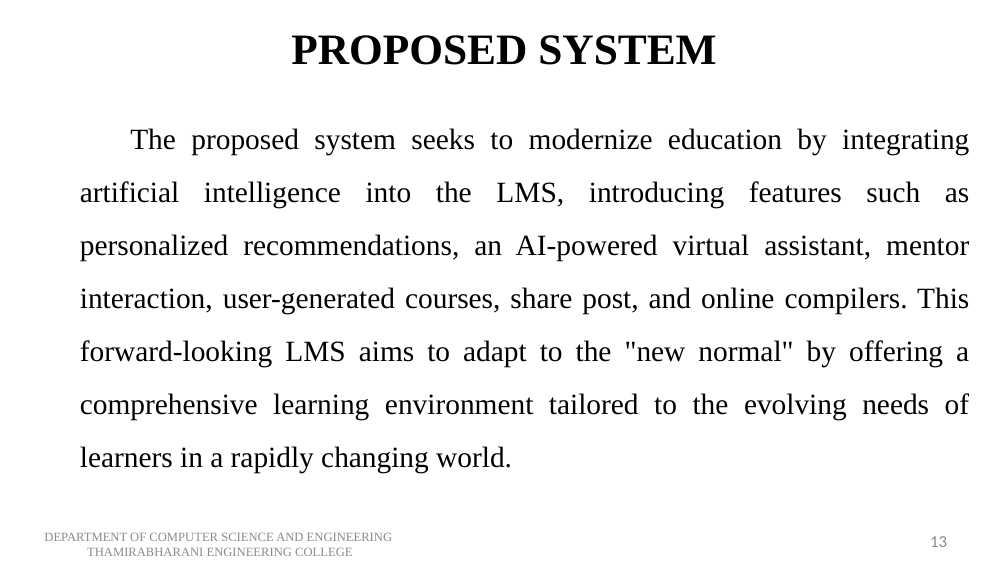
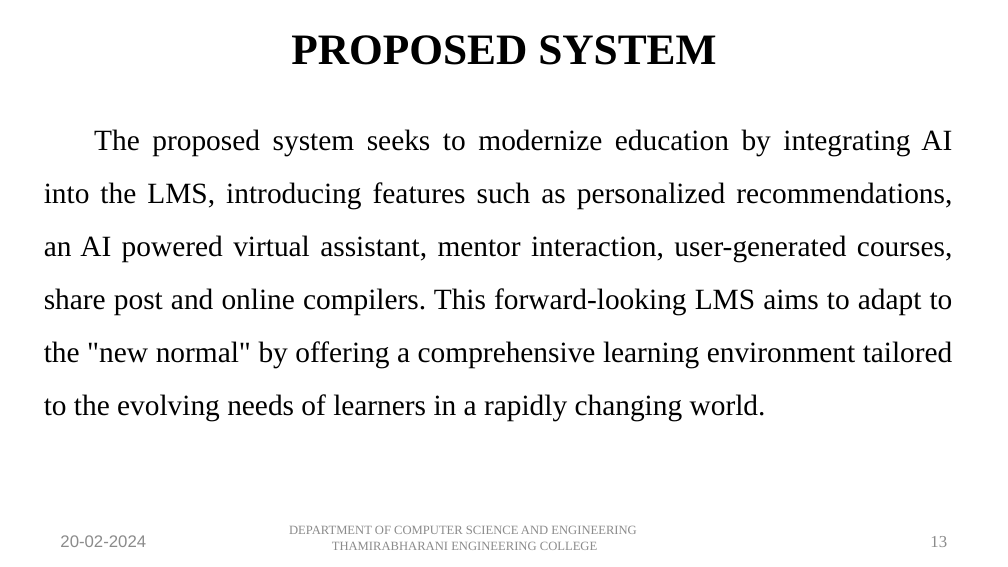
Before and after one commit to Saravana-Pon-Balan/LMS, a slide deck: slide 13 of Docs/review 1.pptx (slide 14 before the commit). Drawn at 1008x567 pixels with LibreOffice and Linux fonts; fonts in the diff are those of the drawing. Boxes give left, top, right and bottom in pixels: in the first picture for what was removed or moved away, otherwise in the second. Text is boxed around its words. In the diff, an @@ line names an element or a change of style, - is before the commit and + after.

```diff
--- a/Docs/review 1.pptx
+++ b/Docs/review 1.pptx
@@ text at [44,129,953,421]: text changed @@
-The proposed system seeks to modernize education by integrating artificial intelligence into the LMS, introducing features such as personalized recommendations, an AI-powered virtual assistant, mentor interaction, user-generated courses, share post, and online compilers. This forward-looking LMS aims to adapt to the "new normal" by offering a comprehensive learning environment tailored to the evolving needs of learners in a rapidly changing world.
+The proposed system seeks to modernize education by integrating AI into the LMS, introducing features such as personalized recommendations, an AI powered virtual assistant, mentor interaction, user-generated courses, share post and online compilers. This forward-looking LMS aims to adapt to the "new normal" by offering a comprehensive learning environment tailored to the evolving needs of learners in a rapidly changing world.
@@ text added at [60,535,146,547], 12 pt, text #8B8B8B @@
+20-02-2024
@@ text "DEPARTMENT OF COMPUTER SCIENCE AND ...": place and size @@
-text "DEPARTMENT OF COMPUTER SCIENCE AND ..." at [44,533,392,556]
+text "DEPARTMENT OF COMPUTER SCIENCE AND ..." at [289,526,636,550]
@@ text "13" at [930,536,947,547]: font Calibri to Times New Roman @@
```
Also in this commit, not shown: 11 other slides changed, 9 slides added, 6 slides removed, 9 other files.
